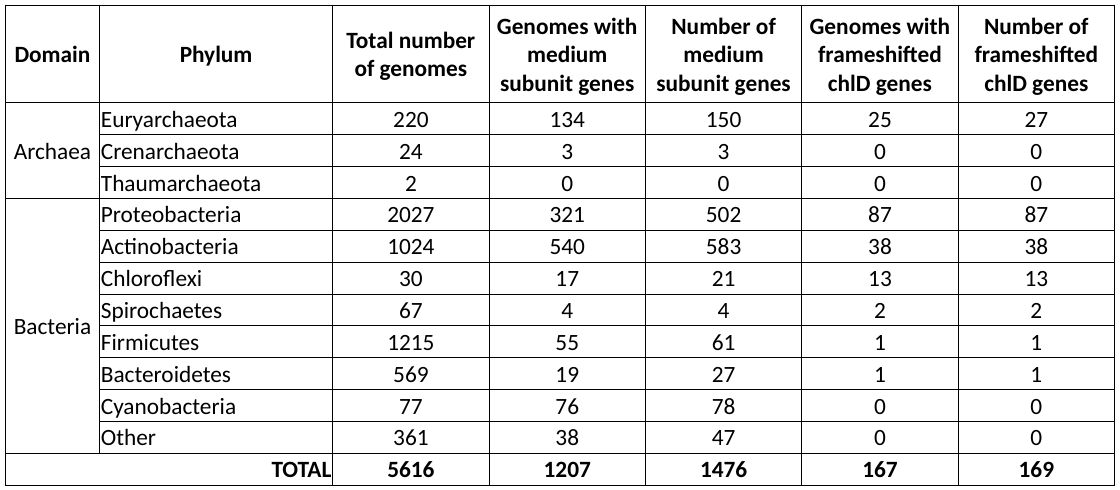
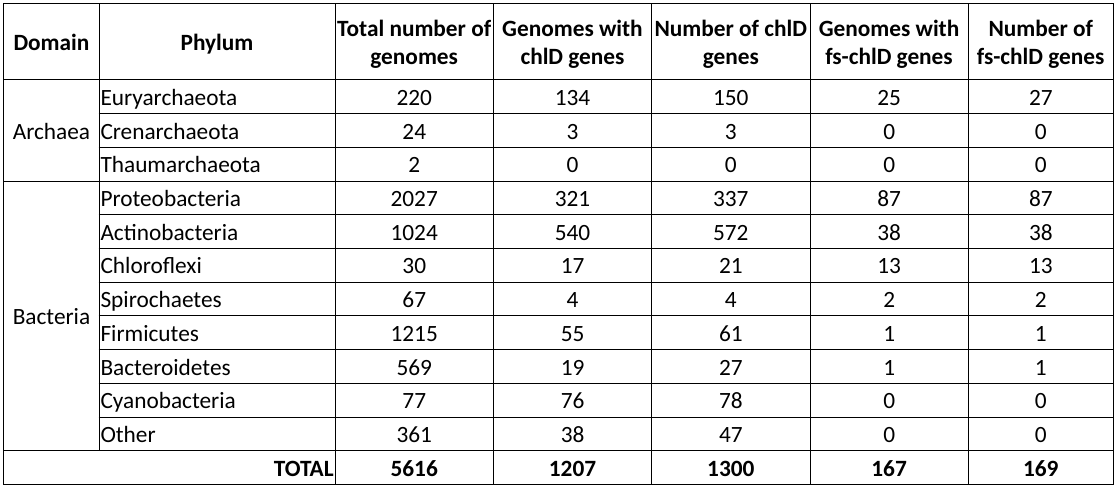
Before and after one commit to vanya-antonov/article-chelatase, a slide deck: slide 1 of images/statistics_table.pptx. Drawn at 1120x490 pixels with LibreOffice and Linux fonts; fonts in the diff are those of the drawing. Boxes give left, top, right and bottom in pixels: in the first picture for what was removed or moved away, otherwise in the second. Text is boxed around its words. In the diff, an @@ line names an element or a change of style, - is before the commit and + after.

Commit message:
Count chlD genes instead of medium subunit genes

```diff
--- a/images/statistics_table.pptx
+++ b/images/statistics_table.pptx
@@ table at bbox=[4, 4, 1114, 486] @@
-row 1: Domain | Phylum | Total number of genomes | Genomes with medium subunit genes | Number of medium subunit genes | Genomes with frameshifted chlD genes | Number of frameshifted chlD genes
+row 1: Domain | Phylum | Total number of genomes | Genomes with chlD genes | Number of chlD genes | Genomes with fs-chlD genes | Number of fs-chlD genes
-row 5, column 5: 502
+row 5, column 5: 337
-row 6, column 5: 583
+row 6, column 5: 572
-row 13, column 5: 1476
+row 13, column 5: 1300
```
Also in this commit, not shown: 4 other files.
